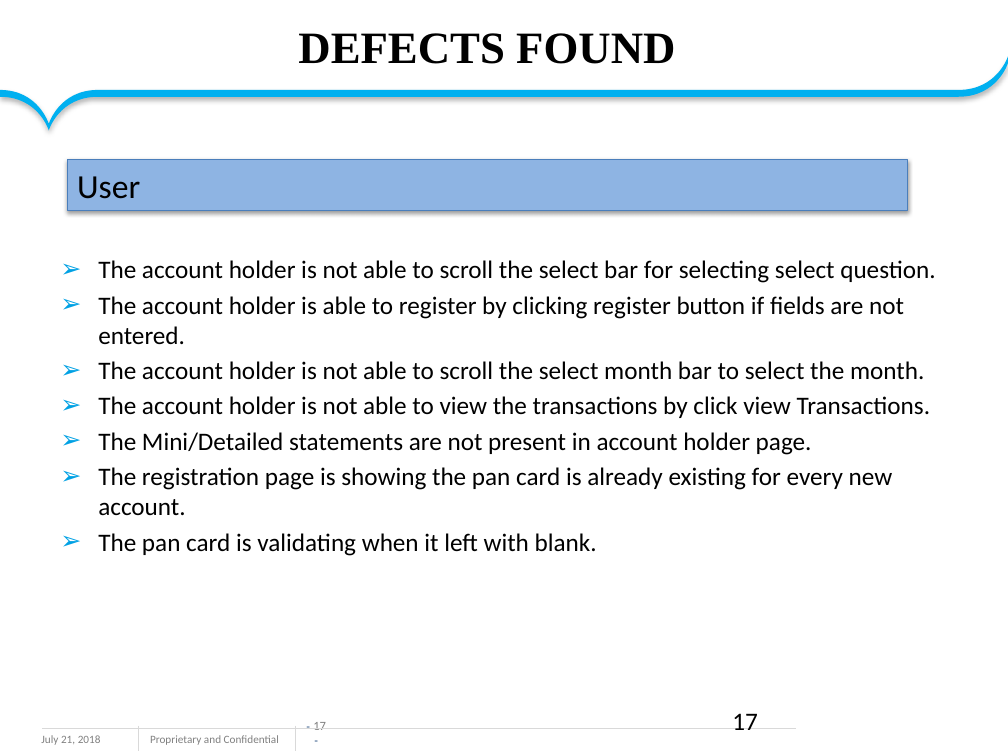
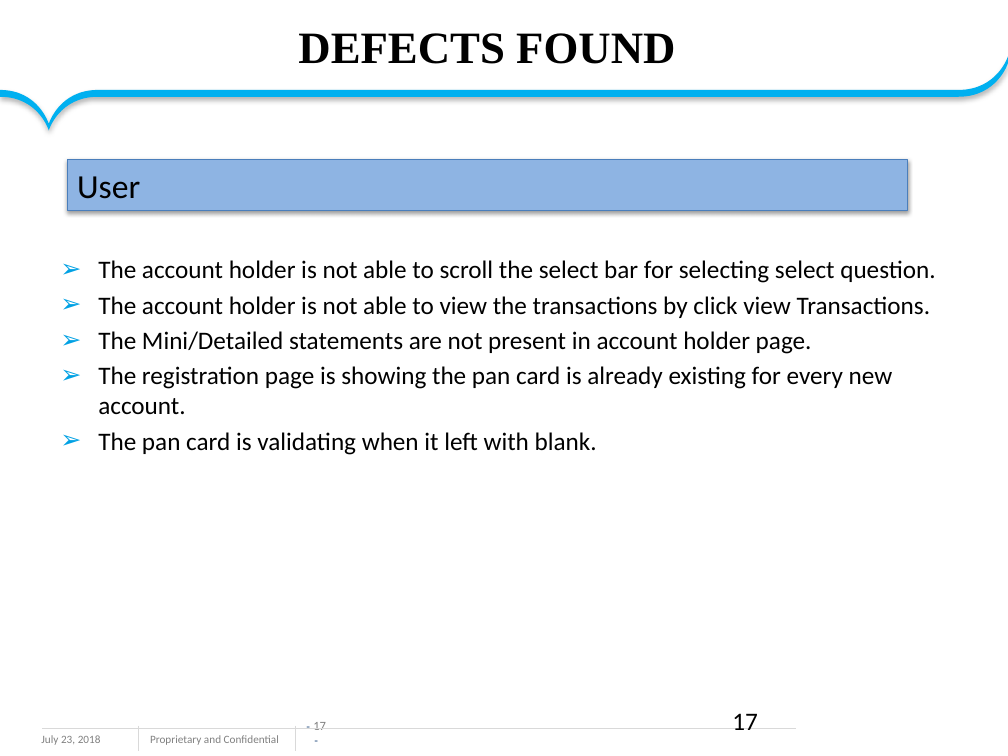
Before and after one commit to sarulatharaji/Miniproject, a slide deck: slide 17 of Online banking ppt.pptx. Drawn at 1008x756 pixels with LibreOffice and Linux fonts; fonts in the diff are those of the drawing; background and template pictures are left out. Boxes give left, top, right and bottom in pixels: in the first picture for what was removed or moved away, otherwise in the second. Text is boxed around its words. In the diff, an @@ line names an element or a change of style, - is before the commit and + after.

```diff
--- a/Online banking ppt.pptx
+++ b/Online banking ppt.pptx
@@ text at [98,296,924,380]: paragraphs removed @@
-➢ The account holder is able to register by clicking register button if fields are not entered.
-➢ The account holder is not able to scroll the select month bar to select the month.
@@ text at [41,735,101,745]: text changed @@
-July 21, 2018
+July 23, 2018
```
Also in this commit, not shown: 21 other slides changed, 3 slides added, 5 other files.
